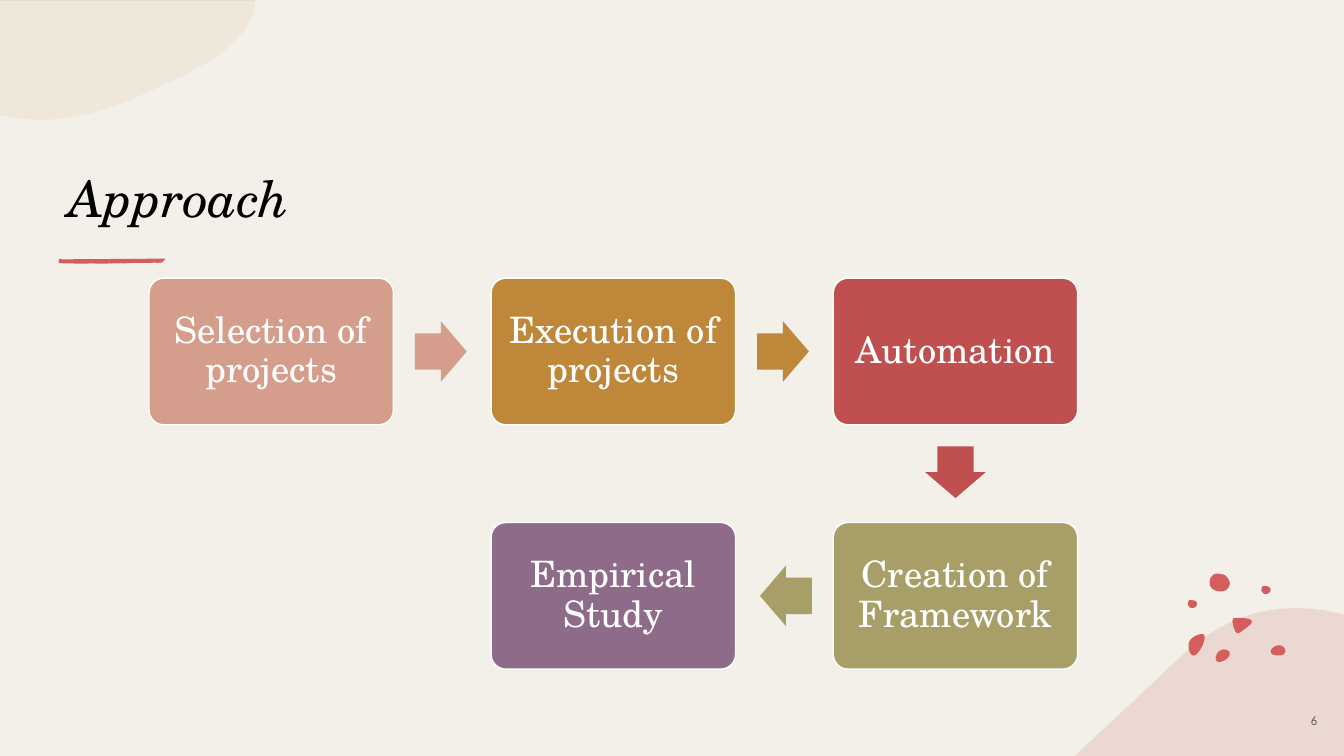
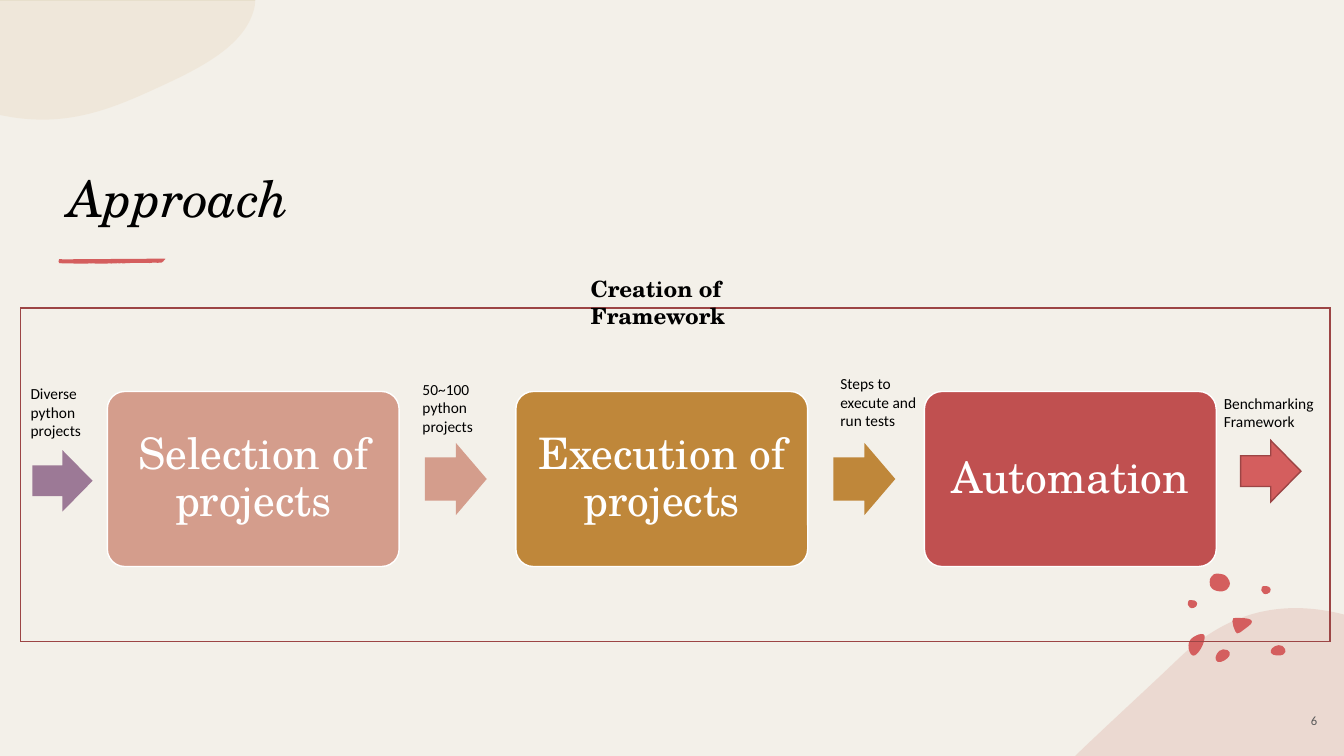
Before and after one commit to piyush-bajaj/DynamicPythonBenchmark, a slide deck: slide 6 of Kick-Off Presentation.pptx. Drawn at 1344x756 pixels with LibreOffice and Linux fonts; fonts in the diff are those of the drawing. Boxes give left, top, right and bottom in pixels: in the first picture for what was removed or moved away, otherwise in the second. Text is boxed around its words. In the diff, an @@ line names an element or a change of style, - is before the commit and + after.

Commit message:
some more changes

```diff
--- a/Kick-Off Presentation.pptx
+++ b/Kick-Off Presentation.pptx
@@ text "Creation of Framework" moved from (x1=859, y1=560, x2=1052, y2=628) to (x1=591, y1=280, x2=725, y2=325) @@
@@ text "Creation of Framework" at (x1=591, y1=280, x2=725, y2=325): size 26 to 16 pt, text colour #FFFFFF to #000000, bold on; alignment centre to left; line spacing 0.9 to 1; less space between paragraphs; vertical alignment middle to top @@
@@ rectangle added at (x1=20, y1=309, x2=1330, y2=642), outline #9D4646 1 pt @@
@@ text added at (x1=31, y1=388, x2=81, y2=439), 11 pt, text #000000 @@
+Diverse python projects
@@ text added at (x1=422, y1=385, x2=472, y2=435), 11 pt, text #000000 @@
+50~100 python projects
@@ text added at (x1=840, y1=379, x2=917, y2=426), 11 pt, text #000000 @@
+Steps to execute and run tests
@@ rounded rectangle resized from (x1=149, y1=278, x2=393, y2=424) to (x1=108, y1=391, x2=400, y2=567) @@
@@ text "Selection of projects" moved from (x1=174, y1=316, x2=368, y2=389) to (x1=138, y1=437, x2=368, y2=525) @@
@@ rounded rectangle resized from (x1=491, y1=278, x2=735, y2=424) to (x1=516, y1=391, x2=809, y2=567) @@
@@ text "Execution of projects" moved from (x1=509, y1=316, x2=717, y2=390) to (x1=538, y1=437, x2=786, y2=525) @@
@@ rounded rectangle resized from (x1=834, y1=278, x2=1078, y2=424) to (x1=925, y1=391, x2=1217, y2=567) @@
@@ size 26 to 31 pt; more space between paragraphs in 3 elements at (x1=138, y1=437, x2=368, y2=525), (x1=538, y1=437, x2=786, y2=525), (x1=952, y1=461, x2=1189, y2=494) @@
@@ text "Automation" moved from (x1=856, y1=336, x2=1055, y2=364) to (x1=952, y1=461, x2=1189, y2=494) @@
@@ text added at (x1=1224, y1=398, x2=1314, y2=427), 11 pt, text #000000 @@
+Benchmarking Framework
@@ right arrow resized from (x1=415, y1=322, x2=467, y2=382) to (x1=424, y1=443, x2=486, y2=515) @@
@@ right arrow at (x1=834, y1=443, x2=895, y2=515): fill #C05050 to #BF873A; rotation 90 to 0 degrees @@
@@ right arrow added at (x1=1241, y1=441, x2=1302, y2=502), fill #D45E5E, outline #9D4646 1 pt @@
@@ right arrow added at (x1=32, y1=451, x2=93, y2=512), fill #9C7996 @@
@@ group removed at (x1=491, y1=322, x2=1078, y2=668): 2 right arrows, 2 rounded rectangles, 1 text @@
-Empirical Study
```
Also in this commit, not shown: 6 other slides changed, 2 slides removed.
